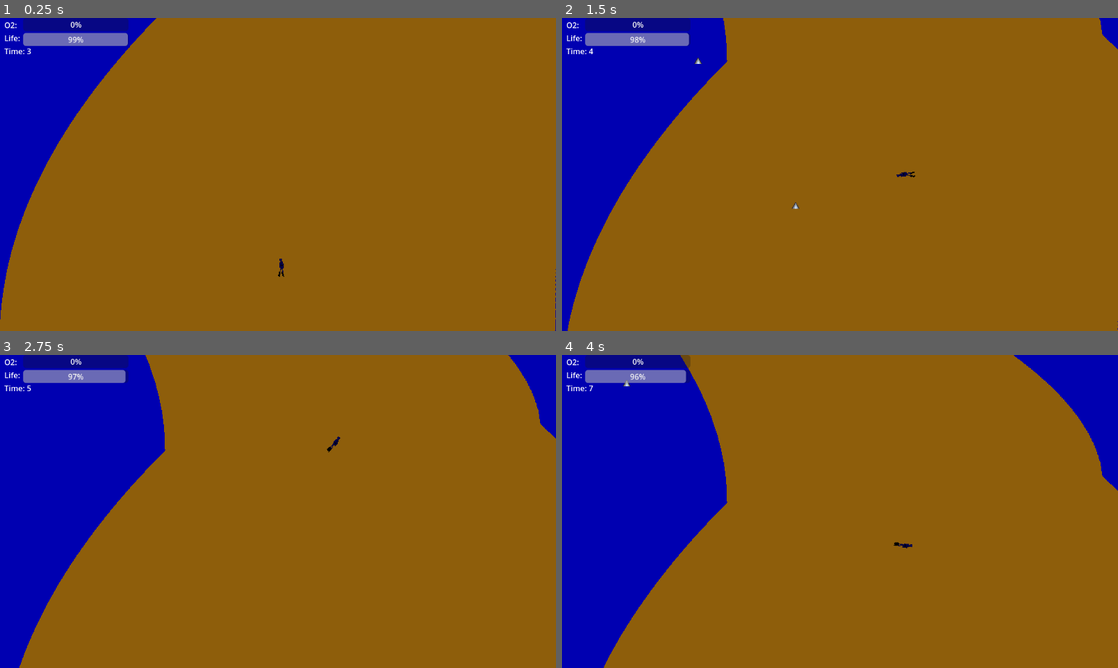
Above: before the commit, frames 1-4 (two rows, left to right).
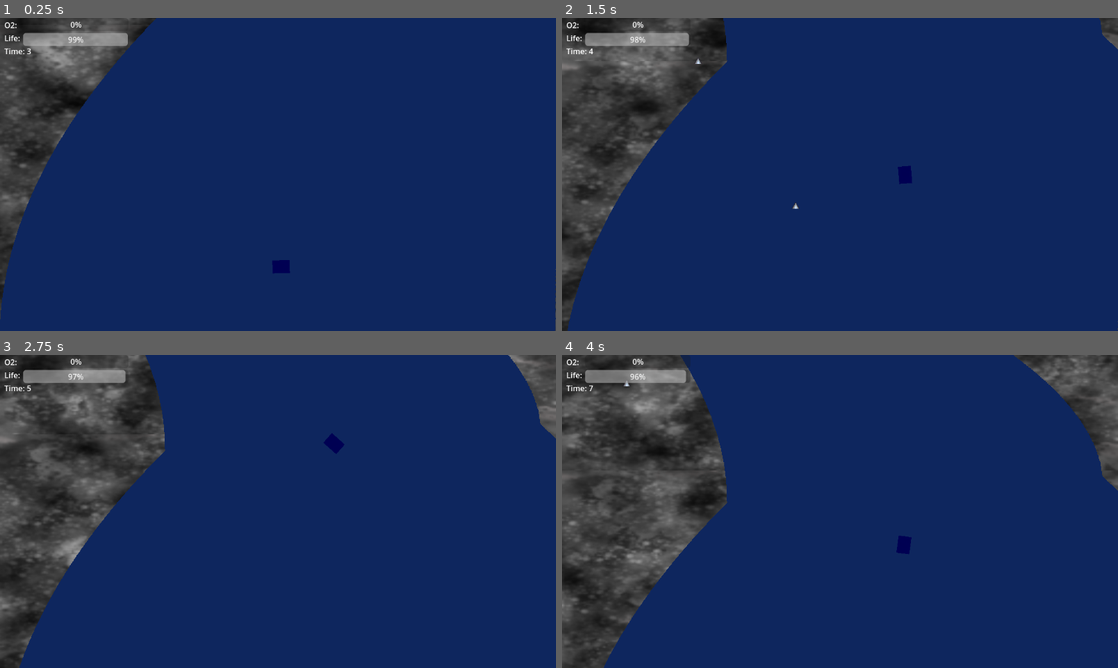
Above: after the commit, the same moments.

Repository: KnGod667/GGJ2025
Game: Godot game, scene res://scenes/main scene.tscn
The game is run twice, just before and just after one commit, with the same random seed, the same clock (stepped at 60 frames per second) and the same inputs.
Inputs (mouse positions are in pixels of both pictures, inside the frame that each line leads up to):
- Up to frame 1 (0.25 s): no input
- Up to frame 2 (1.5 s): move the mouse to (962, 158) at 0.52 s; move the mouse to (728, 190) at 1.27 s
- Up to frame 3 (2.75 s): move the mouse to (333, 442) at 2.02 s
- Up to frame 4 (4 s): move the mouse to (812, 574) at 2.77 s; move the mouse to (1006, 558) at 3.52 s

The runs differ from the first frame. In frame 1, 100% of the frame differs, in the area x 0-100%, y 0-100%; in frame 2, 100%; in frame 3, 100%; in frame 4, 100%.

Commit message:
added resources, added textures to the shader

Diff:
--- a/scenes/personaje.tscn
+++ b/scenes/personaje.tscn
@@ -1,98 +1,42 @@
-[gd_scene load_steps=13 format=3 uid="uid://cw6q6vxj225wp"]
+[gd_scene load_steps=6 format=3 uid="uid://cw6q6vxj225wp"]
 
 [ext_resource type="Script" path="res://scripts/personaje.gd" id="1_0ib0y"]
-[ext_resource type="Texture2D" uid="uid://bmq1t4g8hmpvx" path="res://resources/sprites_prueba/XAVIERELBUZO.png" id="2_c6isu"]
+[ext_resource type="Texture2D" uid="uid://cm5mhao2hre2n" path="res://resources/Pollordo_GGJ2025_logo.png" id="2_h77eb"]
 [ext_resource type="PackedScene" uid="uid://km1737hsgp5f" path="res://scenes/burbuja_player.tscn" id="2_mdemc"]
 
-[sub_resource type="AtlasTexture" id="AtlasTexture_yj0x7"]
-atlas = ExtResource("2_c6isu")
-region = Rect2(0, 0, 64, 64)
-
-[sub_resource type="AtlasTexture" id="AtlasTexture_d3mo1"]
-atlas = ExtResource("2_c6isu")
-region = Rect2(64, 0, 64, 64)
-
-[sub_resource type="AtlasTexture" id="AtlasTexture_xlgd3"]
-atlas = ExtResource("2_c6isu")
-region = Rect2(128, 0, 64, 64)
-
-[sub_resource type="AtlasTexture" id="AtlasTexture_lmms6"]
-atlas = ExtResource("2_c6isu")
-region = Rect2(192, 0, 64, 64)
-
-[sub_resource type="AtlasTexture" id="AtlasTexture_rh0k6"]
-atlas = ExtResource("2_c6isu")
-region = Rect2(256, 0, 64, 64)
-
-[sub_resource type="AtlasTexture" id="AtlasTexture_kqckx"]
-atlas = ExtResource("2_c6isu")
-region = Rect2(320, 0, 64, 64)
-
-[sub_resource type="SpriteFrames" id="SpriteFrames_kxo3e"]
-animations = [{
-"frames": [{
-"duration": 1.0,
-"texture": SubResource("AtlasTexture_yj0x7")
-}, {
-"duration": 1.0,
-"texture": SubResource("AtlasTexture_d3mo1")
-}, {
-"duration": 1.0,
-"texture": SubResource("AtlasTexture_xlgd3")
-}, {
-"duration": 1.0,
-"texture": SubResource("AtlasTexture_lmms6")
-}, {
-"duration": 1.0,
-"texture": SubResource("AtlasTexture_rh0k6")
-}, {
-"duration": 1.0,
-"texture": SubResource("AtlasTexture_kqckx")
-}],
-"loop": true,
-"name": &"default",
-"speed": 10.0
-}]
-
 [sub_resource type="CapsuleShape2D" id="CapsuleShape2D_f3jff"]
-radius = 7.99576
-height = 35.293
+radius = 8.47512
+height = 29.3804
 
 [sub_resource type="CapsuleShape2D" id="CapsuleShape2D_vh8c5"]
 
 [node name="Personaje" type="CharacterBody2D" groups=["PLAYER"]]
-scale = Vector2(1.2, 1.2)
 collision_layer = 2
 collision_mask = 2
 script = ExtResource("1_0ib0y")
 
-[node name="BubblePrueba" type="AnimatedSprite2D" parent="."]
+[node name="BubblePrueba" type="Sprite2D" parent="."]
 position = Vector2(5.96046e-08, 2)
-rotation = 1.57026
-scale = Vector2(1.44327, 1.44327)
-sprite_frames = SubResource("SpriteFrames_kxo3e")
-frame_progress = 0.988578
+scale = Vector2(0.209, 0.209)
+texture = ExtResource("2_h77eb")
+hframes = 8
+vframes = 6
 
 [node name="CollisionShape2D" type="CollisionShape2D" parent="."]
-position = Vector2(0, 2)
-scale = Vector2(1.75093, 1.24671)
+scale = Vector2(1.76989, 1.76989)
 shape = SubResource("CapsuleShape2D_f3jff")
 
 [node name="Burbuja_player" parent="." instance=ExtResource("2_mdemc")]
-modulate = Color(0.691357, 0.691357, 0.691357, 0.364706)
-position = Vector2(-1, 2)
-scale = Vector2(0.559616, 0.559616)
-BURBUJA_MAX_SPEED = 50.0
-BURBUJA_ACELERACION = 5.0
+position = Vector2(0, 0)
+BURBUJA_MAX_SPEED = 30.0
+BURBUJA_ACELERACION = 10.0
 
 [node name="Timer" type="Timer" parent="."]
 wait_time = 0.5
 
 [node name="Area2D" type="Area2D" parent="." groups=["PLAYER"]]
-scale = Vector2(1.17624, 1.17624)
 
 [node name="CollisionShape2D" type="CollisionShape2D" parent="Area2D"]
-position = Vector2(0, 1.70033)
 scale = Vector2(1.58912, 1.59257)
 shape = SubResource("CapsuleShape2D_vh8c5")
 
--- a/scenes/terrain generator.tscn
+++ b/scenes/terrain generator.tscn
@@ -1,21 +1,21 @@
-[gd_scene load_steps=10 format=3 uid="uid://dyranqmajllgv"]
+[gd_scene load_steps=11 format=3 uid="uid://dyranqmajllgv"]
 
 [ext_resource type="Script" path="res://scripts/terrain_generator.gd" id="1_ss7b7"]
 [ext_resource type="Shader" path="res://shaders/terrain renderer.gdshader" id="2_bkwp5"]
+[ext_resource type="Texture2D" uid="uid://criqci602lbvc" path="res://resources/jhulian/wall texture.png" id="3_sp3u6"]
 
 [sub_resource type="Gradient" id="Gradient_xvlep"]
 offsets = PackedFloat32Array(0)
-colors = PackedColorArray(0.556863, 0.372549, 0.0431373, 1)
+colors = PackedColorArray(0.0555187, 0.149686, 0.370016, 1)
 
 [sub_resource type="GradientTexture2D" id="GradientTexture2D_p3uvk"]
 gradient = SubResource("Gradient_xvlep")
 
-[sub_resource type="Gradient" id="Gradient_ty4qc"]
-offsets = PackedFloat32Array(0)
-colors = PackedColorArray(0, 0, 0.694118, 1)
+[sub_resource type="FastNoiseLite" id="FastNoiseLite_gakjw"]
 
-[sub_resource type="GradientTexture2D" id="GradientTexture2D_3mvih"]
-gradient = SubResource("Gradient_ty4qc")
+[sub_resource type="NoiseTexture2D" id="NoiseTexture2D_s2eq0"]
+seamless = true
+noise = SubResource("FastNoiseLite_gakjw")
 
 [sub_resource type="Gradient" id="Gradient_obw1e"]
 
@@ -29,7 +29,8 @@
 shader_parameter/resolution_offset = 0
 shader_parameter/text = SubResource("GradientTexture2D_kasf8")
 shader_parameter/background = SubResource("GradientTexture2D_p3uvk")
-shader_parameter/cliff = SubResource("GradientTexture2D_3mvih")
+shader_parameter/cliff = ExtResource("3_sp3u6")
+shader_parameter/noise = SubResource("NoiseTexture2D_s2eq0")
 
 [node name="TerrainGenerator" type="CanvasLayer"]
 script = ExtResource("1_ss7b7")
--- a/scripts/personaje.gd
+++ b/scripts/personaje.gd
@@ -5,7 +5,7 @@
 var x = 20
 
 func _ready() -> void:
-	$BubblePrueba.play("default")
+	pass
 
 
 func _physics_process(delta: float) -> void:
--- a/shaders/terrain renderer.gdshader
+++ b/shaders/terrain renderer.gdshader
@@ -2,6 +2,7 @@
 uniform sampler2D text;
 uniform sampler2D background;
 uniform sampler2D cliff;
+uniform sampler2D noise;
 uniform int text_y_resolution;
 uniform int y_offset=0;
 uniform int resolution_offset = 0;
@@ -18,7 +19,7 @@
 	uv.y = fract(uv.y-float(y_offset)*text_y_res);
 	COLOR = texture(text,uv);
 	if(COLOR.r>0.5){
-		COLOR = texture(cliff,SCREEN_UV);
+		COLOR = texture(cliff,fract(UV-vec2(0,float(y_offset)*SCREEN_PIXEL_SIZE.y)))*texture(noise,fract(UV-TIME/100.0));
 	} else{
 		COLOR = texture(background,SCREEN_UV);
 	}
Binary file added: resources/jhulian/bubble popping.png
Not shown, added: resources/jhulian/bubble popping.png.import
Binary file added: resources/jhulian/diver idle.png
Not shown, added: resources/jhulian/diver idle.png.import
Binary file added: resources/jhulian/diver swimming.png
Not shown, added: resources/jhulian/diver swimming.png.import
Binary file added: resources/jhulian/ghost fish.png
Not shown, added: resources/jhulian/ghost fish.png.import
Binary file added: resources/jhulian/wall texture.png
Not shown, added: resources/jhulian/wall texture.png.import
